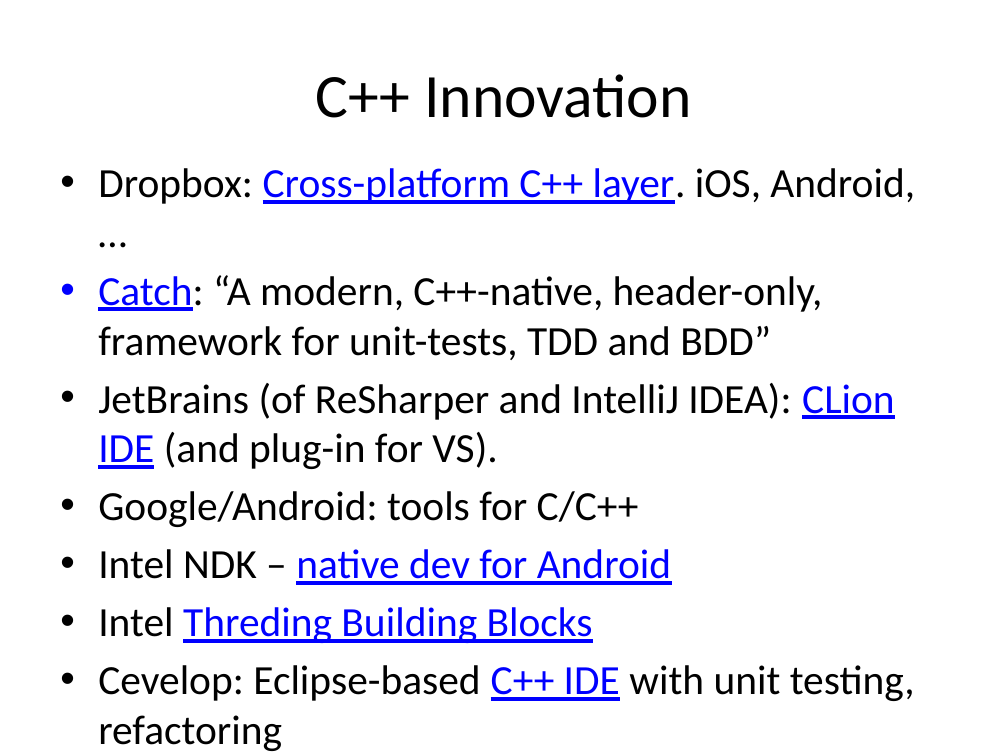
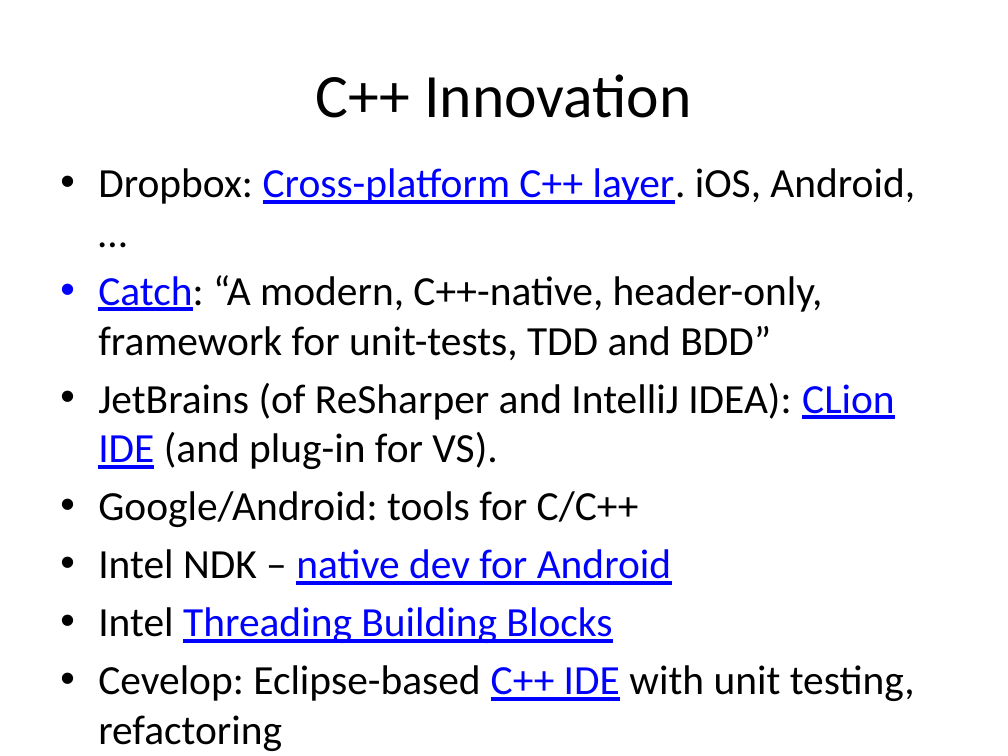
Before and after one commit to fellmad/FunWithCpp11, a slide deck: slide 15 of doc/Fun_with_C++11.pptx (slide 13 before the commit). Drawn at 1008x756 pixels with LibreOffice and Linux fonts; fonts in the diff are those of the drawing. Boxes give left, top, right and bottom in pixels: in the first picture for what was removed or moved away, otherwise in the second. Text is boxed around its words. In the diff, an @@ line names an element or a change of style, - is before the commit and + after.

```diff
--- a/doc/Fun_with_C++11.pptx
+++ b/doc/Fun_with_C++11.pptx
@@ text at <box>98,607,612,643</box>: text changed @@
-• Intel Threding Building Blocks
+• Intel Threading Building Blocks
```
Also in this commit, not shown: 18 other slides changed, 6 slides added, 1 slide removed.
